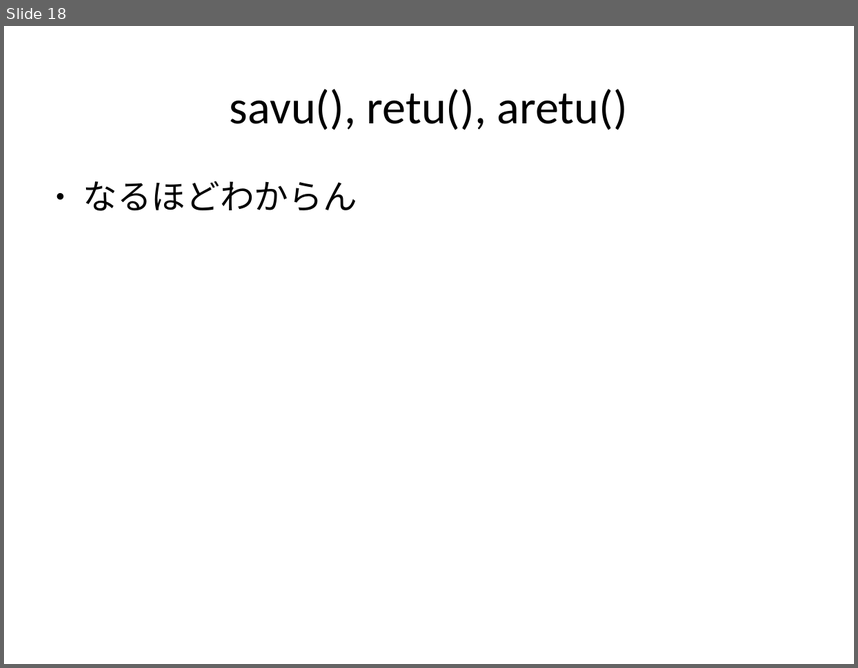
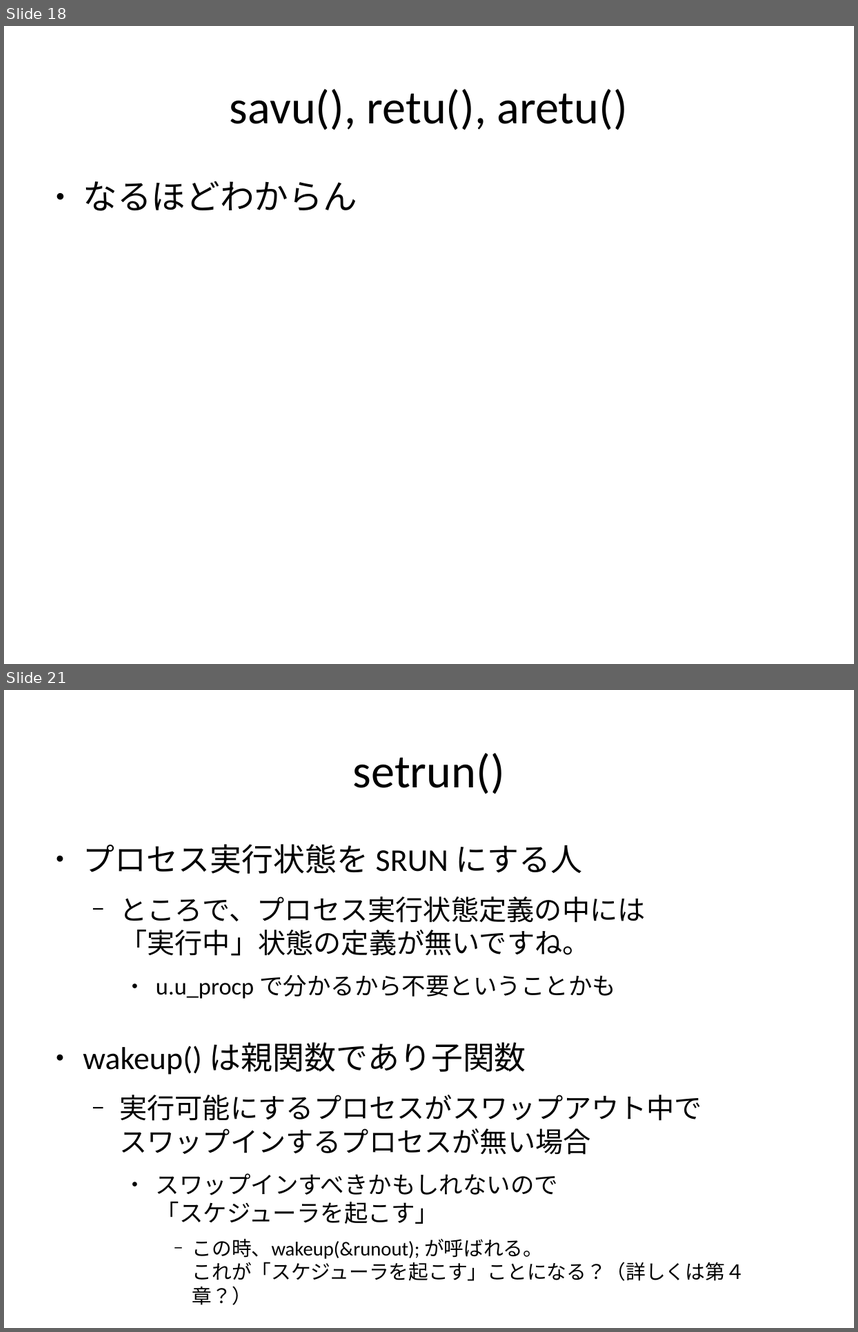
Before and after one commit to andromedroid/ame, a slide deck: doc/unix_v6/process_matome.odp. Shown one above the other, each under a label of ours: slide 18 before the commit, slides 18 and 21 after it; the slides between them are not shown. The pictures are 858x668 and 858x1332 pixels, drawn with LibreOffice and Linux fonts; fonts in the diff are those of the drawing. Boxes give left, top, right and bottom in pixels: in the first picture for what was removed or moved away, otherwise in the second. Text is boxed around its words. In the diff, an @@ line names an element or a change of style, - is before the commit and + after.

```diff
--- a/doc/unix_v6/process_matome.odp
+++ b/doc/unix_v6/process_matome.odp
@@ slide 21 added at (4, 690, 854, 1328), background #FFFFFF @@
@@ title added at (353, 753, 505, 794), 44 pt, text #000000 @@
+setrun()
@@ text added at (83, 844, 745, 1281), 25.9 pt, text #000000 @@
+● プロセス実行状態を SRUN にする人
+  − ところで、プロセス実行状態定義の中には
+    「実行中」状態の定義が無いですね。
+    ● u.u_procp で分かるから不要ということかも
+● wakeup() は親関数であり子関数
+  − 実行可能にするプロセスがスワップアウト中で
+    スワップインするプロセスが無い場合
+    ● スワップインすべきかもしれないので
+      「スケジューラを起こす」
+      − この時、wakeup(&runout); が呼ばれる。
+        これが「スケジューラを起こす」ことになる？（詳しくは第４章？）
```
Also in this commit, not shown: 9 slides changed, 13 other slides added, 12 slides removed.
